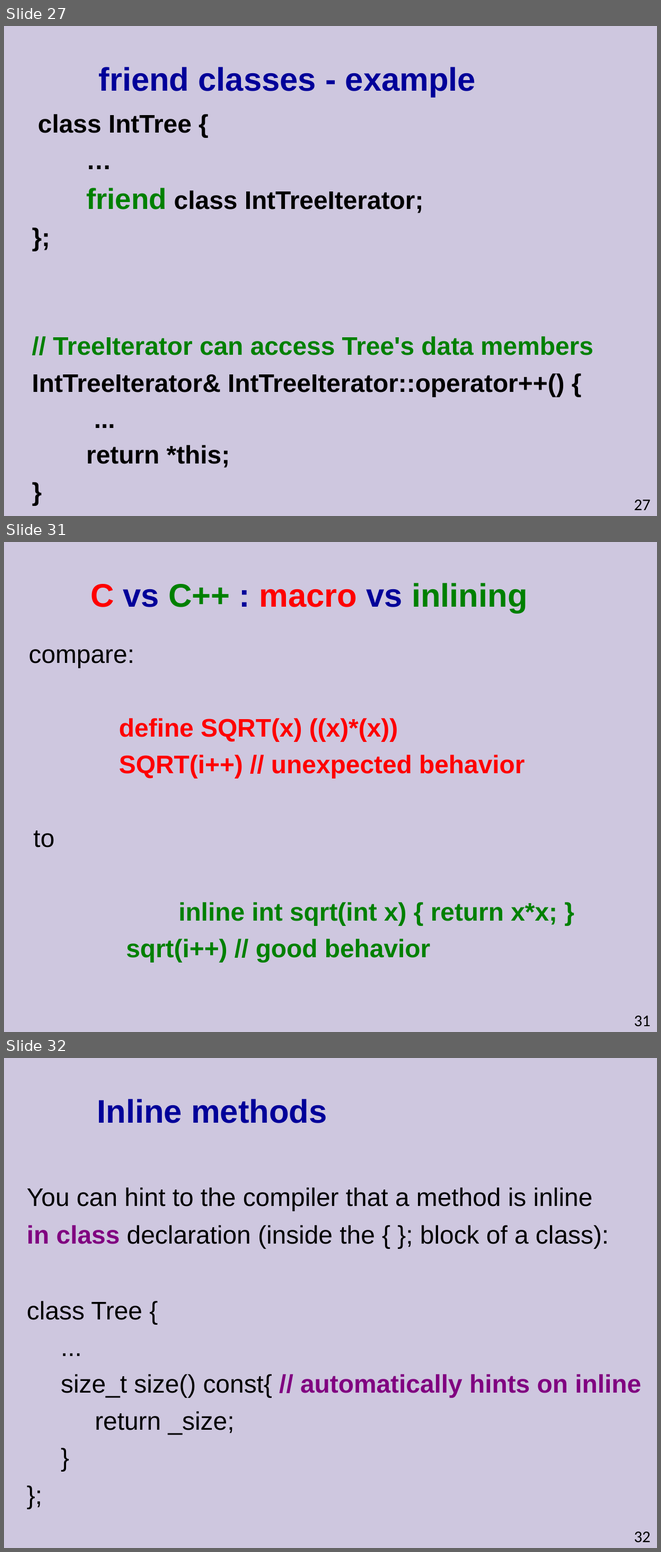
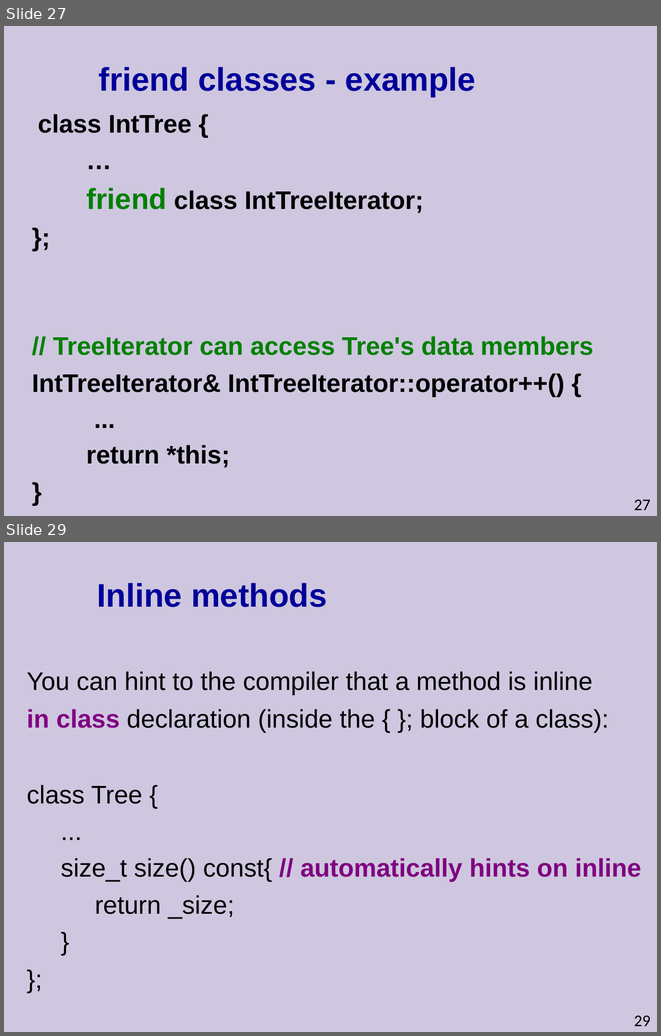
Before and after one commit to cpp-at-ariel/cpp-5778, a slide deck: week04-operator-overloading/slides.odp. Shown one above the other, each under a label of ours: slides 27, 31 and 32 before the commit, slides 27 and 29 after it; the slides between them are not shown. The pictures are 661x1552 and 661x1036 pixels, drawn with LibreOffice and Linux fonts; fonts in the diff are those of the drawing. Boxes give left, top, right and bottom in pixels: in the first picture for what was removed or moved away, otherwise in the second. Text is boxed around its words. In the diff, an @@ line names an element or a change of style, - is before the commit and + after.

```diff
--- a/week04-operator-overloading/slides.odp
+++ b/week04-operator-overloading/slides.odp
@@ slide 31 removed at <box>4,542,657,1032</box>, background #CEC7DF @@
@@ title removed at <box>90,583,528,612</box> @@
-C vs C++ : macro vs inlining
@@ text removed at <box>29,649,557,962</box> @@
-compare:
-define SQRT(x) ((x)*(x))
-SQRT(i++) // unexpected behavior
-to
-inline int sqrt(int x) { return x*x; }
-sqrt(i++) // good behavior
@@ page number removed at <box>634,1015,651,1026</box> @@
-31
@@ what was slide 32 is now slide 29 @@
@@ page number at <box>634,1015,651,1026</box>: text changed @@
-32
+29
```
Also in this commit, not shown: 3 slides changed, 7 other slides removed, 14 other files.
